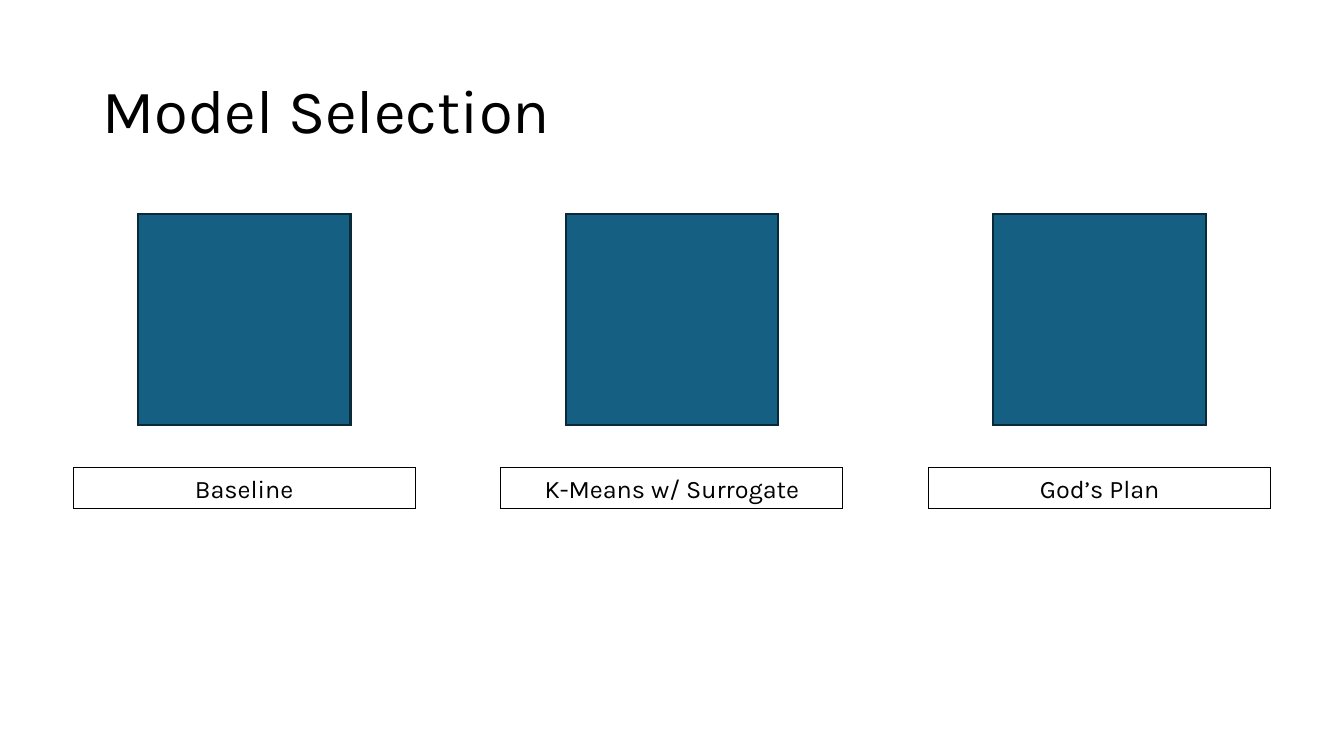
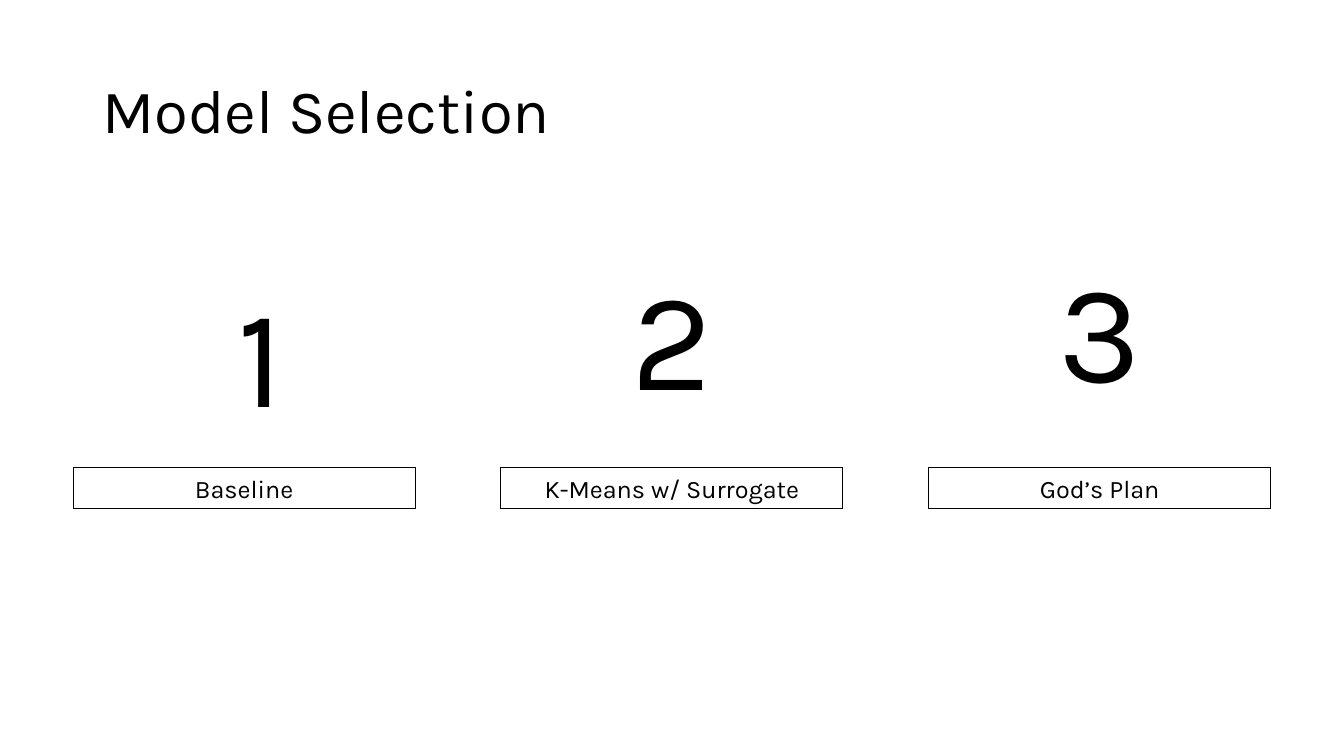
Before and after one commit to noahsta/datathon, a slide deck: slide 7 of docs/GroupPresentation.pptx (slide 6 before the commit). Drawn at 1344x756 pixels with LibreOffice and Linux fonts; fonts in the diff are those of the drawing. Boxes give left, top, right and bottom in pixels: in the first picture for what was removed or moved away, otherwise in the second. Text is boxed around its words. In the diff, an @@ line names an element or a change of style, - is before the commit and + after.

```diff
--- a/docs/GroupPresentation.pptx
+++ b/docs/GroupPresentation.pptx
@@ rectangle removed at <box>138,214,351,424</box> @@
@@ rectangle removed at <box>566,214,778,424</box> @@
@@ rectangle removed at <box>994,214,1207,424</box> @@
@@ text added at <box>1059,292,1142,384</box>, 100 pt, text #000000 @@
+3
@@ text added at <box>238,318,284,407</box>, 100 pt, text #000000 @@
+1
@@ text added at <box>631,300,712,390</box>, 100 pt, text #000000 @@
+2
```
Also in this commit, not shown: 6 other slides changed, 3 slides added, 1 slide removed, 3 other files.
